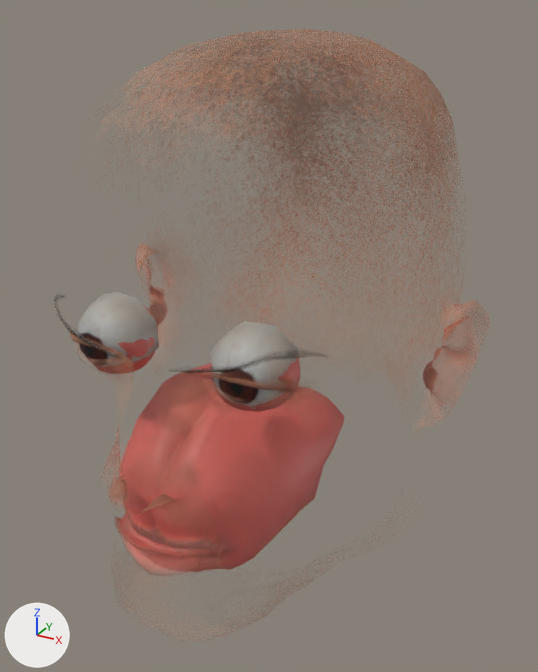
Two versions of the FBX model assets/heads/head_7_chad.fbx, one commit apart.
Both versions are drawn from a camera (50 mm lens) standing at (0.627, -1.144, 0.532) and looking at (0.005, -0.014, -0.033). Lighting does not change. The marker at lower left points along +X, +Y and +Z. The first picture is the older version. Where no turn or scale is listed for an object, it has been applied to the vertices.

The first picture shows 'head_7_chad'.
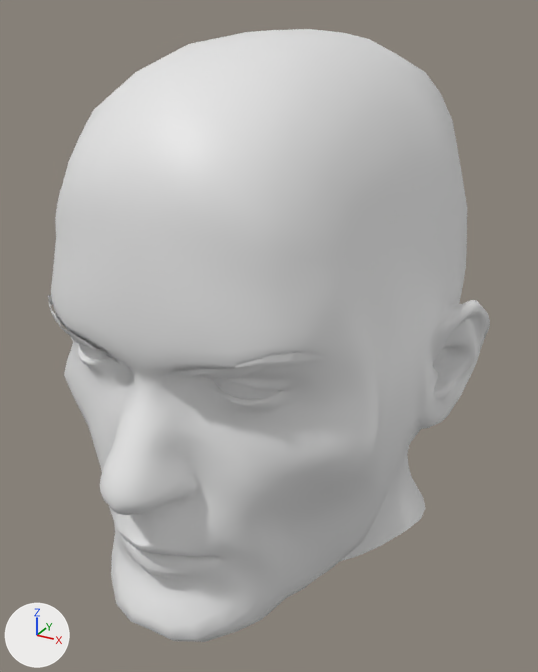
Changed parts and their boxes (x1, y1, x2, y2) in the pictures (538 x 672 px):
'head_7_chad', reshaped
    before: (55, 29, 466, 574)
    after: (51, 29, 490, 642)
'Brows', added
    after: (48, 295, 328, 379)
'Lips', added
    after: (122, 537, 209, 574)
'Irises', added
    after: (79, 343, 253, 400)
'EyeWhites', added (mostly hidden)
    after: (79, 345, 278, 400)
part 1 of me_base_006, deleted
    before: (171, 352, 325, 373)
part 2 of me_base_006, deleted
    before: (55, 296, 116, 357)
part 3 of me_base_006, deleted
    before: (76, 292, 159, 367)
part 4 of me_base_006, deleted
    before: (210, 321, 299, 409)
part 5 of me_base_006, built on
    before: (118, 517, 209, 574)
    after: (113, 520, 221, 582)
part 6 of me_base_006, recoloured
    before: (70, 29, 466, 572)
    after: (51, 29, 490, 642)

The change, as a diff of the scene's bpy script:
```diff
--- a/assets/heads/head_7_chad.fbx.py
+++ b/assets/heads/head_7_chad.fbx.py
@@ me_base_006 @@
 # used by ob_head_7_chad; location = (0.0, 0.0, 0.0)
-me_base_006.from_pydata(...)  # 4472 vertices, 4408 faces; spans x -0.38..0.38, y -0.471..0.471, z -0.5..0.5
+me_base_006.from_pydata(...)  # 5780 vertices, 5555 faces; spans x -0.38..0.38, y -0.471..0.471, z -0.5..0.5
+# me_base_006 part 1: the loose piece of 62 vertices spanning x 0.04..0.244, y -0.386..-0.271, z 0.06..0.114 is deleted
+# me_base_006 part 2: the loose piece of 62 vertices spanning x -0.244..-0.04, y -0.386..-0.271, z 0.06..0.114 is deleted
+# me_base_006 part 3: the loose piece of 48 vertices spanning x -0.192..-0.063, y -0.349..-0.243, z -0.014..0.109 is deleted
+# me_base_006 part 4: the loose piece of 48 vertices spanning x 0.063..0.192, y -0.349..-0.243, z -0.014..0.109 is deleted
+# me_base_006 part 5: 14 vertices moved from x -0.058..0.049, y -0.421..-0.384, z -0.265..-0.243 to x -0.055..0.046, y -0.426..-0.38, z -0.263..-0.233; 48 vertices removed from x -0.08..0.073, y -0.424..-0.366, z -0.293..-0.236; 1408 vertices added at x -0.105..0.102, y -0.427..-0.338, z -0.314..-0.219
+# me_base_006 part 6: 3873 faces spanning x -0.38..0.38, y -0.471..0.471, z -0.5..0.5 switch from mat_mat_head_7_chad (picture img_atlas_head_7_chad_png) to no material
+# other edits to the shape of me_base_006 do not show in these pictures
@@ me_brows_006 @@
+me_brows_006.from_pydata(...)  # 2859 vertices, 2595 faces; spans x -0.25..0.249, y -0.392..-0.287, z 0.051..0.113
@@ me_irises_006 @@
+me_irises_006.from_pydata(...)  # 32 vertices, 22 faces; spans x -0.159..0.159, y -0.349..-0.339, z 0.019..0.065
@@ me_eyewhites_006 @@
+me_eyewhites_006.from_pydata(...)  # 80 vertices, 64 faces; spans x -0.192..0.192, y -0.347..-0.243, z -0.014..0.109
@@ me_lips_006 @@
+me_lips_006.from_pydata(...)  # 844 vertices, 721 faces; spans x -0.096..0.091, y -0.425..0.048, z -0.302..-0.231
@@ ob_brows @@
+ob_brows = bpy.data.objects.new('Brows', me_brows_006)
+ob_brows.location = (0.0, 0.0, 0.0)
@@ ob_irises @@
+ob_irises = bpy.data.objects.new('Irises', me_irises_006)
+ob_irises.location = (0.0, 0.0, 0.0)
@@ ob_eyewhites @@
+ob_eyewhites = bpy.data.objects.new('EyeWhites', me_eyewhites_006)
+ob_eyewhites.location = (0.0, 0.0, 0.0)
@@ ob_lips @@
+ob_lips = bpy.data.objects.new('Lips', me_lips_006)
+ob_lips.location = (0.0, 0.0, 0.0)
```
